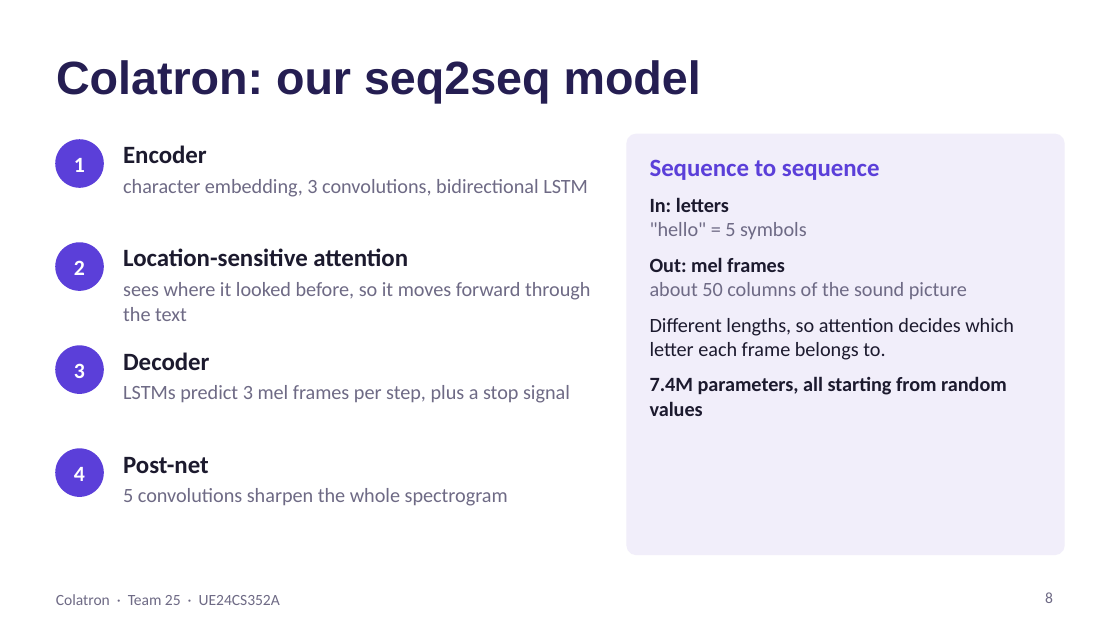
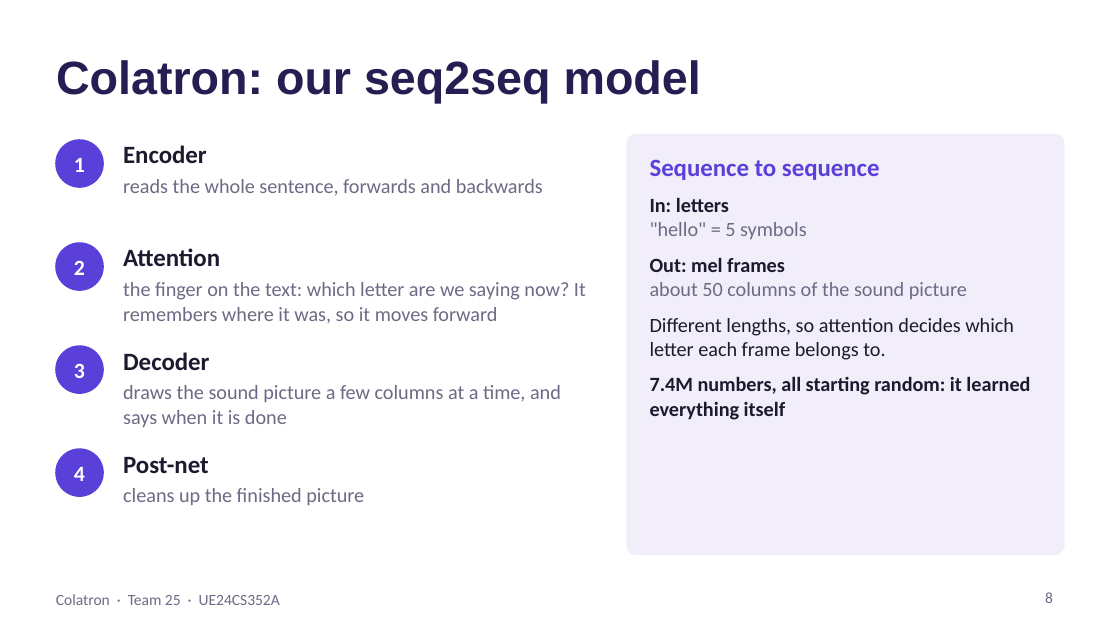
Before and after one commit to Mann0801/colatron-tts, a slide deck: slide 8 of report/Colatron_Slides.pptx. Drawn at 1120x630 pixels with LibreOffice and Linux fonts; fonts in the diff are those of the drawing. Boxes give left, top, right and bottom in pixels: in the first picture for what was removed or moved away, otherwise in the second. Text is boxed around its words. In the diff, an @@ line names an element or a change of style, - is before the commit and + after.

```diff
--- a/report/Colatron_Slides.pptx
+++ b/report/Colatron_Slides.pptx
@@ text at (123,179,543,196): text changed @@
-character embedding, 3 convolutions, bidirectional LSTM
+reads the whole sentence, forwards and backwards
@@ text at (123,248,220,266): text changed @@
-Location-sensitive attention
+Attention
@@ text at (123,282,586,323): text changed @@
-sees where it looked before, so it moves forward through the text
+the finger on the text: which letter are we saying now? It remembers where it was, so it moves forward
@@ text at (123,385,561,427): text changed @@
-LSTMs predict 3 mel frames per step, plus a stop signal
+draws the sound picture a few columns at a time, and says when it is done
@@ text at (650,376,1030,420): text changed @@
-7.4M parameters, all starting from random values
+7.4M numbers, all starting random: it learned everything itself
@@ text at (123,488,364,505): text changed @@
-5 convolutions sharpen the whole spectrogram
+cleans up the finished picture
```
Also in this commit, not shown: 13 other slides changed.
